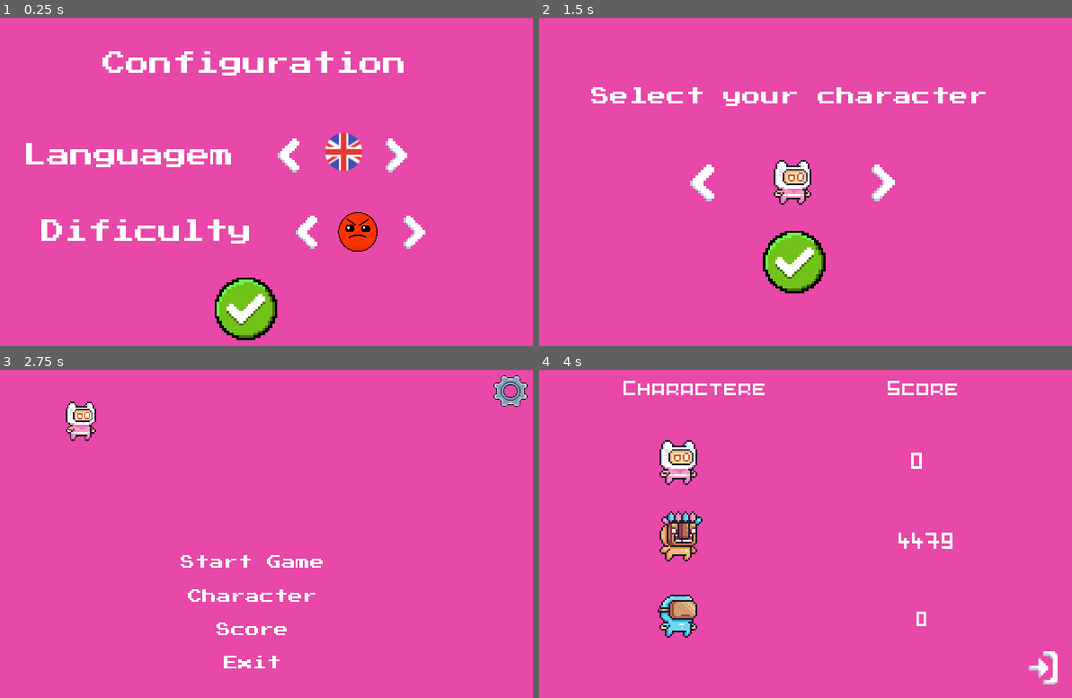
Above: before the commit, frames 1-4 (two rows, left to right).
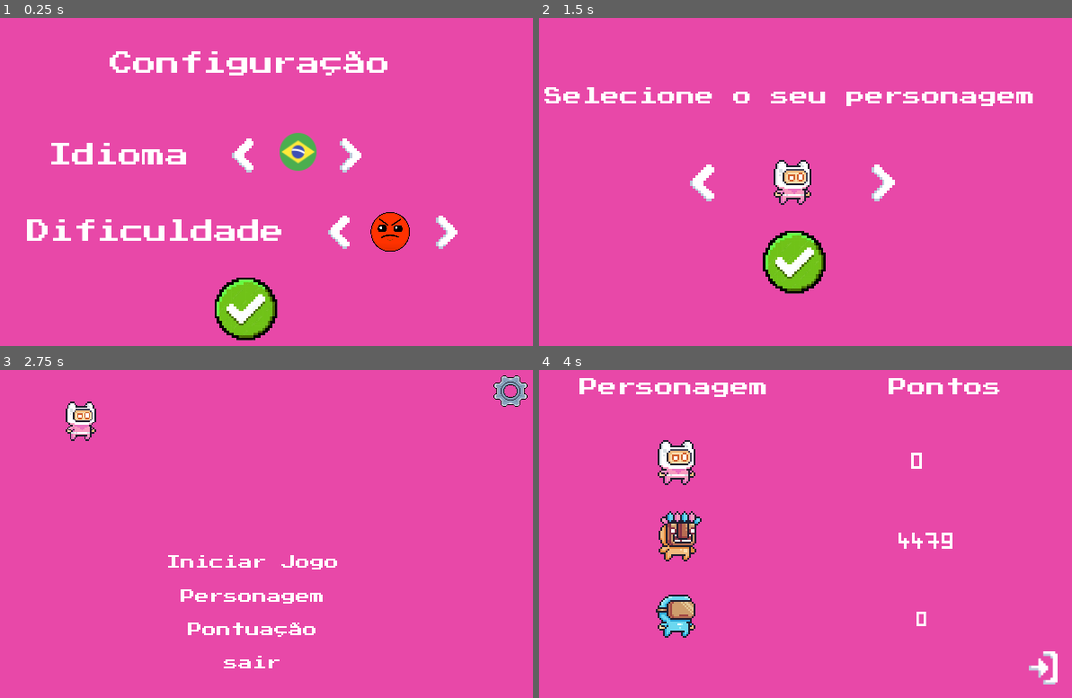
Above: after the commit, the same moments.

Repository: Lucaswpp/Projeto_a3
Game: Godot game, scene res://config.tscn
Same seed, same stepped clock (60 frames per second), same inputs: the game is played once before the commit and once after it. This scene is started directly instead of the project's main scene.
Inputs (mouse positions are in pixels of both pictures, inside the frame that each line leads up to):
- Up to frame 1 (0.25 s): no input
- Up to frame 2 (1.5 s): click (784, 309) at 0.5 s; click "Character" (after the commit: "Personagem") at 1.25 s
- Up to frame 3 (2.75 s): click (255, 612) at 2 s
- Up to frame 4 (4 s): click "Score" (after the commit: "Pontuação") at 2.75 s; tap Enter (enter) at 3.5, 3.6 s; hold D (move_right) from 3.53 s (still down); tap Space (JUMP) at 3.77 s

The runs differ from the first frame. In frame 1, 8.2% of the frame differs, in the area x 4-86%, y 10-72%; in frame 2, 2.1%; in frame 3, 1.3%; in frame 4, 2.6%.

Commit message:
agr sim

Diff:
--- a/Menu.tscn
+++ b/Menu.tscn
@@ -119,6 +119,8 @@
 margin_right = 941.0
 margin_bottom = 506.0
 rect_scale = Vector2( 0.1, 0.1 )
+focus_mode = 0
+enabled_focus_mode = 0
 icon = ExtResource( 5 )
 flat = true
 
--- a/Score.tscn
+++ b/Score.tscn
@@ -6,9 +6,10 @@
 [ext_resource path="res://Assets/Main Characters/Virtual Guy/Idle (32x32).png" type="Texture" id=4]
 [ext_resource path="res://Score.gd" type="Script" id=5]
 [ext_resource path="res://Assets/Main Characters/Pink Man/Exit.png" type="Texture" id=6]
+[ext_resource path="res://PressStart2P.ttf" type="DynamicFontData" id=7]
 
 [sub_resource type="DynamicFont" id=1]
-font_data = ExtResource( 1 )
+font_data = ExtResource( 7 )
 
 [sub_resource type="DynamicFont" id=2]
 size = 18
@@ -39,38 +40,38 @@
 alignment = 1
 
 [node name="00" type="Label" parent="HBoxContainer"]
-margin_left = 80.0
-margin_right = 188.0
-margin_bottom = 14.0
+margin_left = 78.0
+margin_right = 222.0
+margin_bottom = 16.0
 custom_fonts/font = SubResource( 1 )
 text = "Character"
 align = 1
 
 [node name="01" type="Label" parent="HBoxContainer"]
-margin_left = 288.0
-margin_right = 400.0
-margin_bottom = 14.0
+margin_left = 322.0
+margin_right = 402.0
+margin_bottom = 16.0
 custom_fonts/font = SubResource( 1 )
-text = "High Score"
+text = "Score"
 align = 1
 
 [node name="sprites" type="Node2D" parent="."]
 position = Vector2( 17, 0 )
 
 [node name="pink_man" type="Sprite" parent="sprites"]
-position = Vector2( 128, 80 )
+position = Vector2( 126, 80 )
 scale = Vector2( 1.5, 1.5 )
 texture = ExtResource( 2 )
 hframes = 11
 
 [node name="virtual_guy" type="Sprite" parent="sprites"]
-position = Vector2( 128, 208 )
+position = Vector2( 126, 208 )
 scale = Vector2( 1.5, 1.5 )
 texture = ExtResource( 4 )
 hframes = 11
 
 [node name="mask_dude" type="Sprite" parent="sprites"]
-position = Vector2( 128, 144 )
+position = Vector2( 127, 144 )
 scale = Vector2( 1.5, 1.5 )
 texture = ExtResource( 3 )
 hframes = 11
--- a/character.tscn
+++ b/character.tscn
@@ -73,6 +73,8 @@
 margin_right = 716.0
 margin_bottom = 680.0
 rect_scale = Vector2( 0.15, 0.15 )
+focus_mode = 0
+enabled_focus_mode = 0
 icon = ExtResource( 7 )
 flat = true
 
--- a/config.tscn
+++ b/config.tscn
@@ -72,6 +72,8 @@
 margin_left = 190.0
 margin_right = 220.0
 margin_bottom = 34.0
+focus_mode = 0
+enabled_focus_mode = 0
 icon = ExtResource( 3 )
 flat = true
 
@@ -102,6 +104,8 @@
 margin_left = 280.0
 margin_right = 310.0
 margin_bottom = 34.0
+focus_mode = 0
+enabled_focus_mode = 0
 icon = ExtResource( 2 )
 flat = true
 
@@ -125,6 +129,8 @@
 margin_left = 230.0
 margin_right = 260.0
 margin_bottom = 44.0
+focus_mode = 0
+enabled_focus_mode = 0
 icon = ExtResource( 3 )
 flat = true
 
@@ -155,6 +161,8 @@
 margin_left = 320.0
 margin_right = 350.0
 margin_bottom = 44.0
+focus_mode = 0
+enabled_focus_mode = 0
 icon = ExtResource( 2 )
 flat = true
 
--- a/save_game/GameConfig.tres
+++ b/save_game/GameConfig.tres
@@ -4,13 +4,13 @@
 
 [resource]
 script = ExtResource( 1 )
-personagem = "mask_dude"
+personagem = "virtual_guy"
 scores = {
 "mask_dude": 4479,
 "pink_man": 0,
 "virtual_guy": 0
 }
-idioma = "Ingles"
+idioma = "Brasil"
 diff = "dificil"
 dict_time_diff = {
 "dificil": 1.6,
Not shown: 1 places in Score.tscn that only renumber resources
